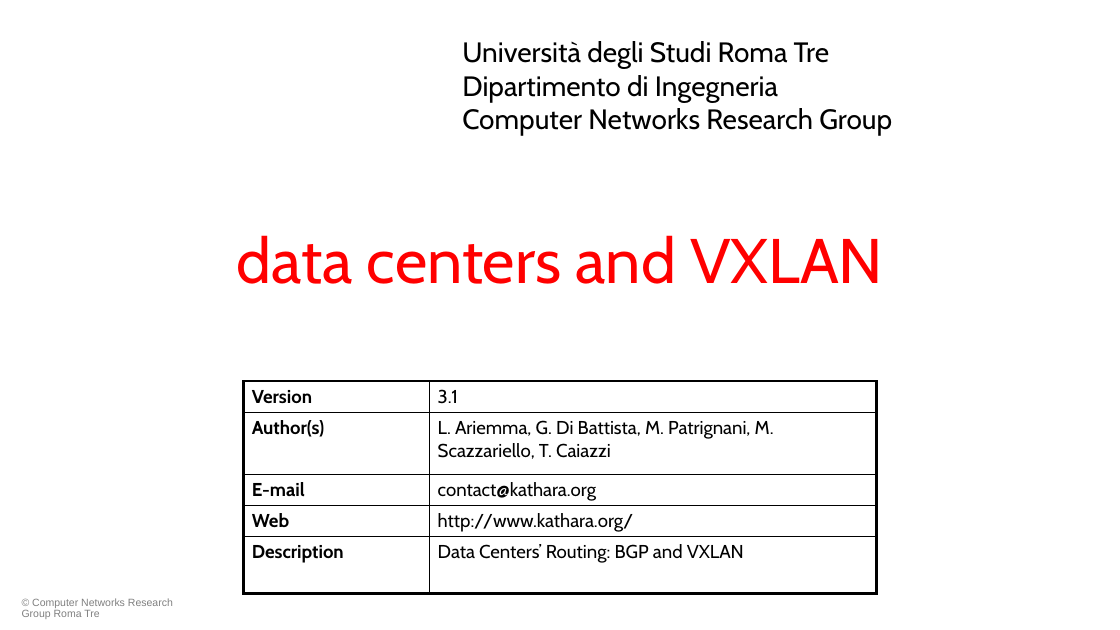
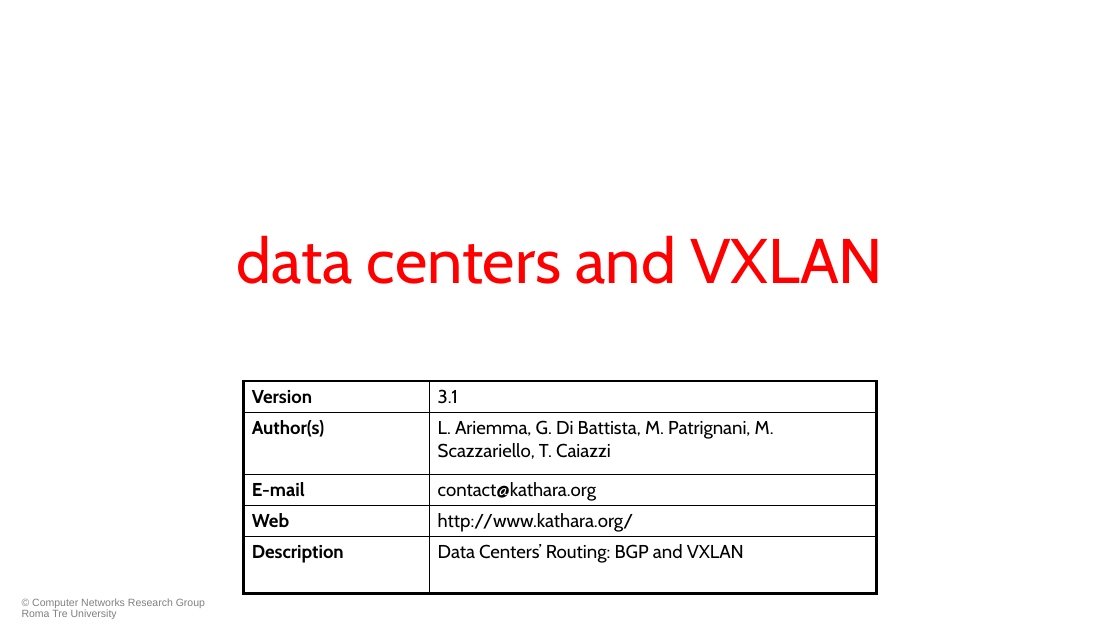
Before and after one commit to KatharaFramework/Kathara-Labs, a slide deck: slide 1 of main-labs/data-center-routing/data-center-vxlan/052-kathara-data_center_vxlan.pptx. Drawn at 1120x630 pixels with LibreOffice and Linux fonts; fonts in the diff are those of the drawing; background and template pictures are left out. Boxes give left, top, right and bottom in pixels: in the first picture for what was removed or moved away, otherwise in the second. Text is boxed around its words. In the diff, an @@ line names an element or a change of style, - is before the commit and + after.

```diff
--- a/main-labs/data-center-routing/data-center-vxlan/052-kathara-data_center_vxlan.pptx
+++ b/main-labs/data-center-routing/data-center-vxlan/052-kathara-data_center_vxlan.pptx
@@ text removed at bbox=[462, 41, 892, 136] @@
-Università degli Studi Roma Tre
-Dipartimento di Ingegneria
-Computer Networks Research Group
@@ text at bbox=[22, 598, 205, 619]: text changed @@
-© Computer Networks Research Group Roma Tre
+© Computer Networks Research Group Roma Tre University
```
Also in this commit, not shown: 60 other slides changed, 4 other files.
